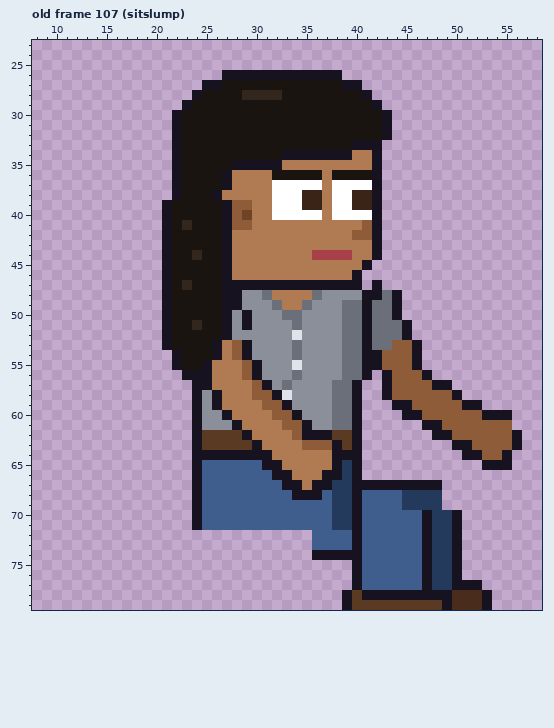
Pixel-art file, stored at sprites/expo/expo_priya_right_anim.aseprite. Above is the file before it was changed.
64x80 pixels, 129 frames. Colours within 5 levels of each other are drawn and written as one. Shown: old frame 107 (sitslump): x 8..58, y 23..79. The commit also changed other frames, which this record leaves out.
Now the later version:
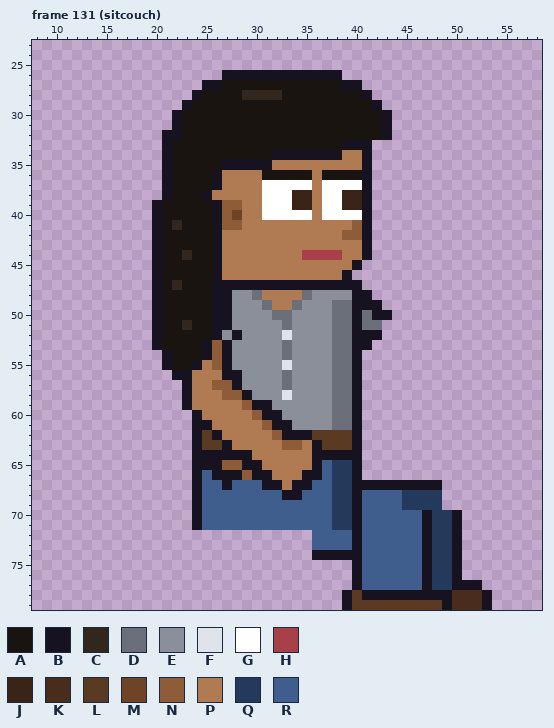
Palette (. is transparent): A #1a1410  B #17121f  C #33261c  D #6a6f7a  E #8a8f9a  F #e0e4ea  G #ffffff  H #a8404a  J #3a2418  K #4a2c1c  L #5a3a22  M #6e4326  N #8e5c38  P #b07a52  Q #243a5c  R #3f5e8e
A new or re-ordered frame is compared with the old frame closest to it.
Edits made:
frames 129 -> 135
--- frame 131 (sitcouch) is new; against old frame 107 (sitslump)
@@ x 8..58 @@
 31 ..............BAAAAAAAAAAAAAAAAAAAAB...............
-32 ..............BAAAAAAAAAAAAAAAAAAAAB...............
-33 ..............BAAAAAAAAAAAAAAAAABBB................
-34 ..............BAAAAAAAAAABBBBBBBPPB................
-35 ..............BAAAAABBBBBPPPPPPPPPB................
-36 ..............BAAAABPPPPAAAAAPAAAAB................
-37 ..............BAAAABPPPPGGGGGPGGGGB................
-38 ..............BAAABPPPPPGGGJJPGGJJB................
-39 .............BAAAAABNNPPGGGJJPGGJJB................
-40 .............BAAAAABNMPPGGGGGPGGGGB................
-41 .............BACAAABNNPPPPPPPPPPPNB................
-42 .............BAAAAABPPPPPPPPPPPPNNB................
-43 .............BAAAAABPPPPPPPPPPPPPPB................
-44 .............BAACAABPPPPPPPPHHHHPPB................
-45 .............BAAAAABPPPPPPPPPPPPPB.................
-46 .............BAAAAABPPPPPPPPPPPPB..................
-47 .............BACAAABBBBBBBBBBBBBB.B................
-48 .............BAAAAABBEEDPPPPDEEEEBBDB..............
-49 .............BAAAAABBEEEDPPDEEEDDBDDB..............
-50 .............BAAAAABEBEEEDDEEEEDDBDDB..............
-51 .............BAACAABEBEEEEDEEEEDDBDDDB.............
-52 .............BAAAAABEEEEEEFEEEEDDBDDDB.............
-53 .............BAAAABPNBEEEEDEEEEDDBDDNNB............
-54 ..............BAAABPNBEEEEDEEEEDDBBNNNB............
-55 ..............BAABPPPNBEEEFEEEEDDBBNNNB............
-56 ...............BBBPPPNBEEEDEEEEDDB.BNNNB...........
-57 ................BBPPPPNBEDEEEEDDB..BNNNNBB.........
-58 ................BEBPPPNNBFEEEEDDB..BNNNNNNB........
-59 ................BEBPPPPNNBEEEEDDB...BBNNNNNBB......
-60 ................BEEBPPPPNNBEEEDDB....BBNNNNNNBBB...
-61 ................BEEEBPPPPNNBEEDDB......BBNNNNNNN...
-62 ................BLLLLBPPPPNBBBLLB.......BBNNNNNNB..
-63 ................BLLLLLBPPPPNNNBLB.........BBNNNNB..
-64 ................BBBBBBBBPPPPPPBBB..........BBNNB...
-65 ................BRRRRRRBBPPPPPBQB............BBB...
-66 ................BRRRRRRRBBPPPBBQB..................
-67 ................BRRRRRRRRBBPBBQQBBBBBBBBB..........
-68 ................BRRRRRRRRRBBBRQQBRRRRQQQQ..........
+32 .............BBAAAAAAAAAAAAAAAAAAAAB...............
+33 .............BAAAAAAAAAAAAAAAAABBB.................
+34 .............BAAAAAAAAAABBBBBBBPPB.................
+35 .............BAAAAABBBBBPPPPPPPPPB.................
+36 .............BAAAABPPPPAAAAAPAAAAB.................
+37 .............BAAAABPPPPGGGGGPGGGGB.................
+38 .............BAAABPPPPPGGGJJPGGJJB.................
+39 ............BAAAAABNNPPGGGJJPGGJJB.................
+40 ............BAAAAABNMPPGGGGGPGGGGB.................
+41 ............BACAAABNNPPPPPPPPPPPNB.................
+42 ............BAAAAABPPPPPPPPPPPPNNB.................
+43 ............BAAAAABPPPPPPPPPPPPPPB.................
+44 ............BAACAABPPPPPPPPHHHHPPB.................
+45 ............BAAAAABPPPPPPPPPPPPPB..................
+46 ............BAAAAABPPPPPPPPPPPPB...................
+47 ............BACAAABBBBBBBBBBBBBBB..................
+48 ............BAAAAABBEEDPPPPDEEEEBB.................
+49 ............BAAAAABBEEEDPPDEEEDDBBB................
+50 ............BAAAAABBEEEEDDEEEEDDBDBB...............
+51 ............BAACAABBEEEEEDEEEEDDBDD................
+52 ............BAAAAABEBEEEEFEEEEDDBBB................
+53 ............BAAAABNBEEEEEDEEEEDDBB.................
+54 .............BAAABNBEEEEEDEEEEDDB..................
+55 .............BAABPNBEEEEEFEEEEDDB..................
+56 ..............BBPPPBBEEEEDEEEEDDB..................
+57 ...............BPPNNBEEEEDEEEEDDB..................
+58 ...............BPPPNNBEEEFEEEEDDB..................
+59 ...............BPPPPPNBBEEEEEEDDB..................
+60 ................BPPPPPNBBEEEEEDDB..................
+61 ................BBPPPPPNBBEEEEDDB..................
+62 ................BLBPPPPPNBBBLLLLB..................
+63 ................BLLBPPPPPNNPBLLLB..................
+64 ................BBBBBBPPPPPPBBBBB..................
+65 ................BBBNNBBPPPPPBRQQB..................
+66 ................BRBBBNBBPPPBBRQQB..................
+67 ................BRRBRRRBBPBBRRQQBBBBBBBBB..........
+68 ................BRRRRRRRRBBRRRQQBRRRRQQQQ..........
 69 ................BRRRRRRRRRRRRRQQBRRRRQQQQ..........
Pixel boxes of the changes (left, top, right, bottom) in both pictures:
changed: (152, 130, 522, 500)
